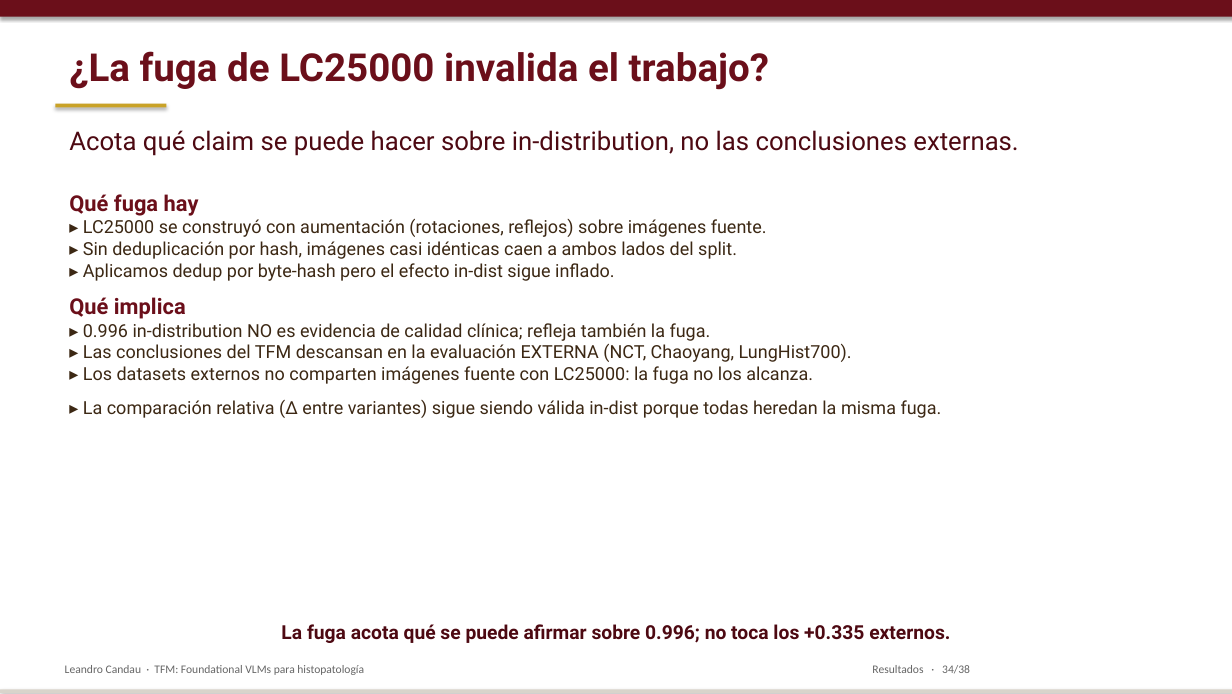
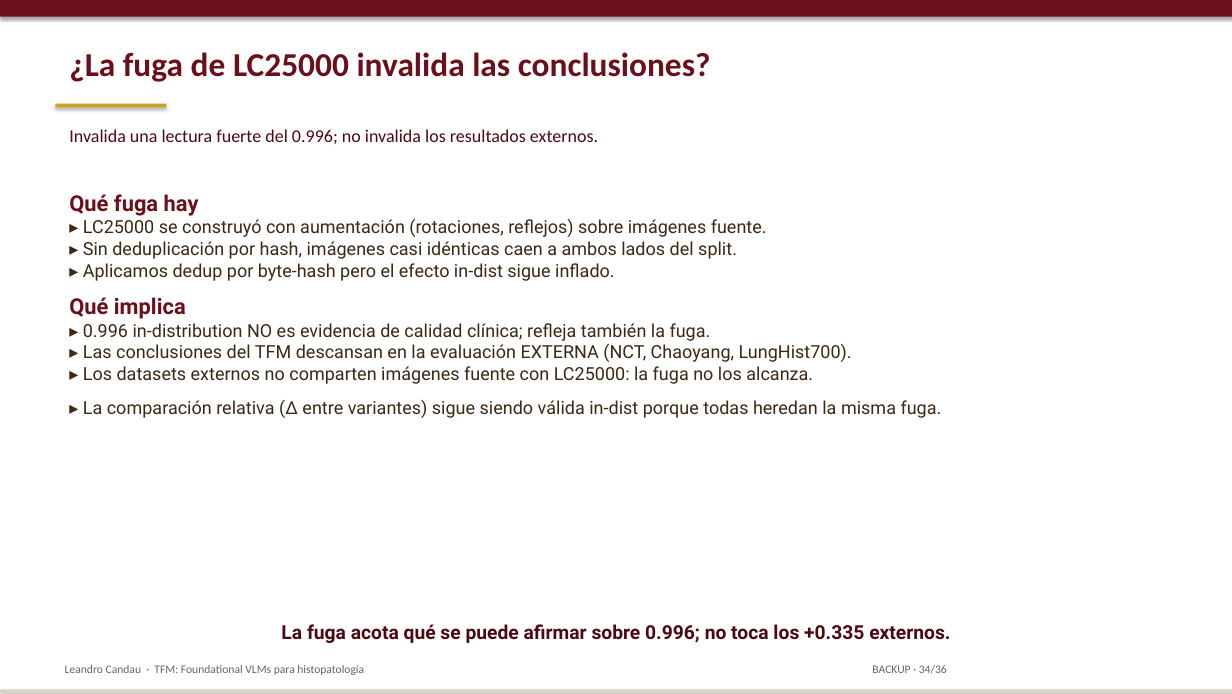
Before and after one commit to lcandau/histopathology-clip-lab, a slide deck: slide 34 of report/TFM_defense.pptx. Drawn at 1232x694 pixels with LibreOffice and Linux fonts; fonts in the diff are those of the drawing. Boxes give left, top, right and bottom in pixels: in the first picture for what was removed or moved away, otherwise in the second. Text is boxed around its words. In the diff, an @@ line names an element or a change of style, - is before the commit and + after.

```diff
--- a/report/TFM_defense.pptx
+++ b/report/TFM_defense.pptx
@@ text at <box>69,52,711,82</box>: text changed; size 30 to 26 pt; font Roboto to Calibri @@
-¿La fuga de LC25000 invalida el trabajo?
+¿La fuga de LC25000 invalida las conclusiones?
@@ text at <box>69,129,598,144</box>: text changed; size 20 to 14 pt; font Roboto to Calibri @@
-Acota qué claim se puede hacer sobre in-distribution, no las conclusiones externas.
+Invalida una lectura fuerte del 0.996; no invalida los resultados externos.
@@ text at <box>872,665,947,673</box>: text changed @@
-Resultados · 34/38
+BACKUP · 34/36
```
Also in this commit, not shown: 28 other slides changed, 1 slide added, 3 slides removed.
